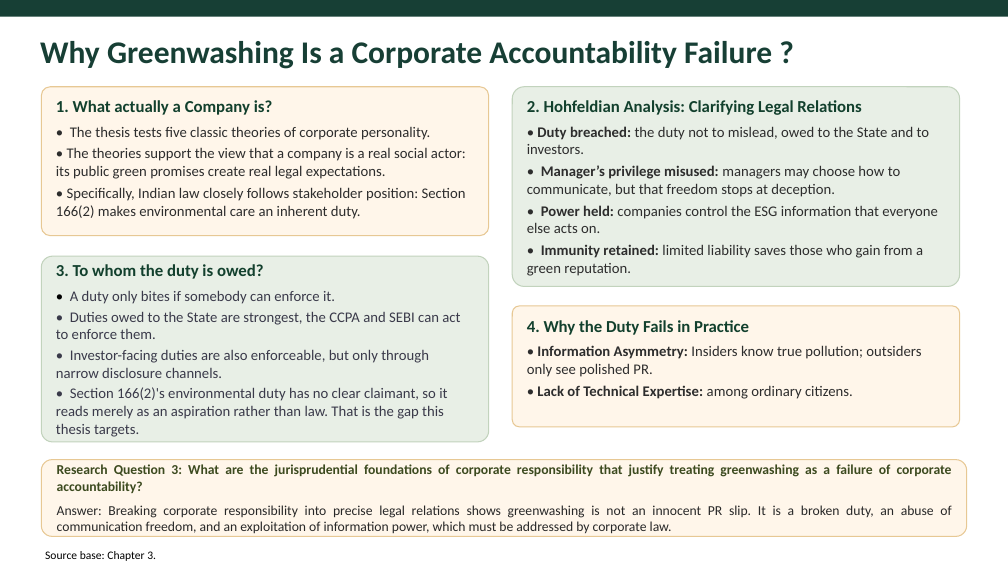
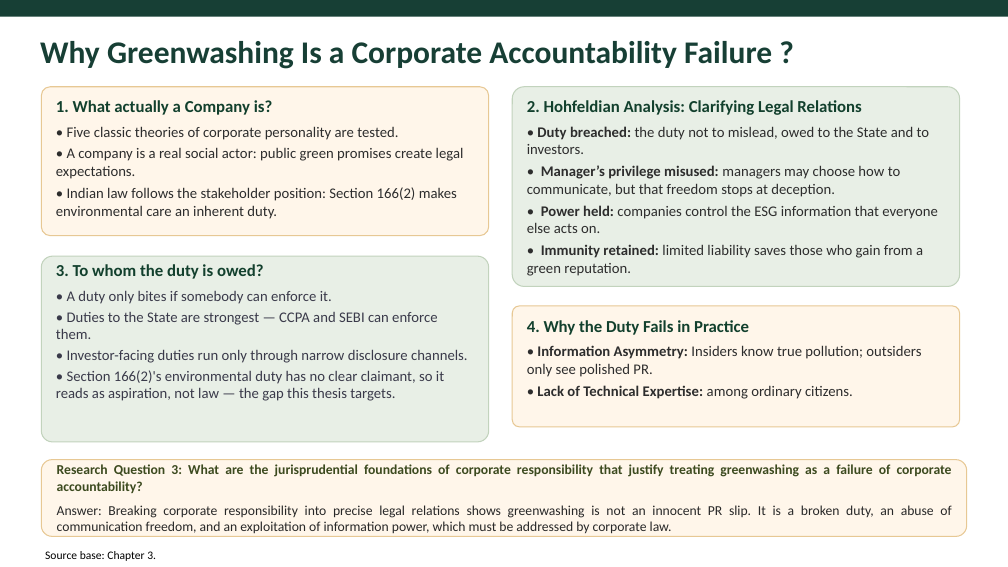
Before and after one commit to atul516/Final-VIva, a slide deck: slide 12 of Thesis Defence Presentation Final.pptx. Drawn at 1008x567 pixels with LibreOffice and Linux fonts; fonts in the diff are those of the drawing. Boxes give left, top, right and bottom in pixels: in the first picture for what was removed or moved away, otherwise in the second. Text is boxed around its words. In the diff, an @@ line names an element or a change of style, - is before the commit and + after.

Commit message:
edit

```diff
--- a/Thesis Defence Presentation Final.pptx
+++ b/Thesis Defence Presentation Final.pptx
@@ text at bbox=[56, 126, 464, 219]: text changed @@
-• The thesis tests five classic theories of corporate personality.
-• The theories support the view that a company is a real social actor: its public green promises create real legal expectations.
-• Specifically, Indian law closely follows stakeholder position: Section 166(2) makes environmental care an inherent duty.
+• Five classic theories of corporate personality are tested.
+• A company is a real social actor: public green promises create legal expectations.
+• Indian law follows the stakeholder position: Section 166(2) makes environmental care an inherent duty.
@@ text at bbox=[67, 291, 332, 304]: text colour #000000 to #3A3A4A in "•" @@
@@ text at bbox=[56, 312, 468, 401]: text changed @@
-• Duties owed to the State are strongest, the CCPA and SEBI can act to enforce them.
-• Investor-facing duties are also enforceable, but only through narrow disclosure channels.
-• Section 166(2)'s environmental duty has no clear claimant, so it reads merely as an aspiration rather than law. That is the gap this thesis targets.
+• Duties to the State are strongest — CCPA and SEBI can enforce them.
+• Investor-facing duties run only through narrow disclosure channels.
+• Section 166(2)'s environmental duty has no clear claimant, so it reads as aspiration, not law — the gap this thesis targets.
```
